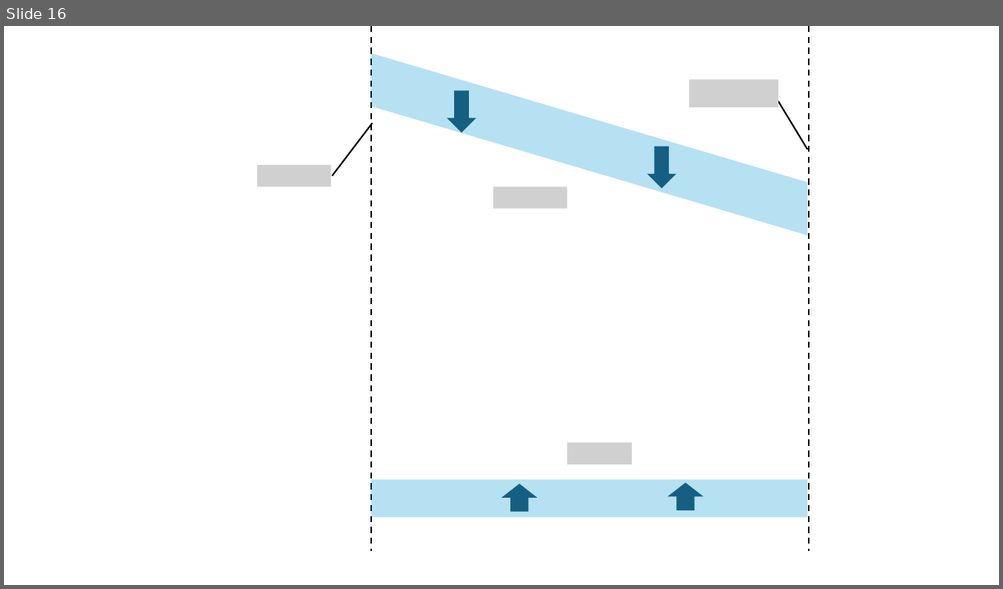
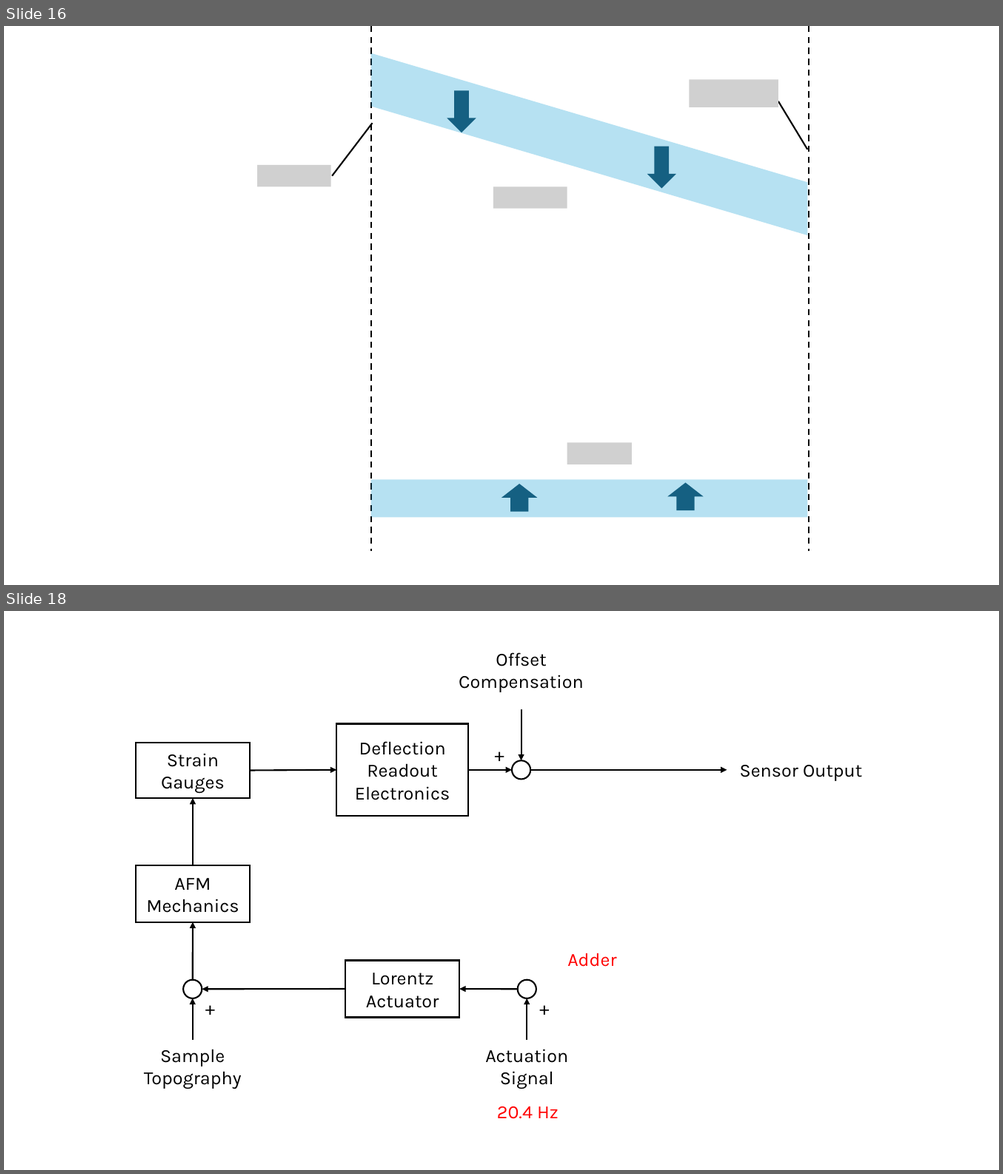
Before and after one commit to tokyo-town/Mechatronische-Systeme-Labor, a slide deck: AFM/report/images/drawings.pptx. Shown one above the other, each under a label of ours: slide 16 before the commit, slides 16 and 18 after it; the slides between them are not shown. The pictures are 1003x589 and 1003x1174 pixels, drawn with LibreOffice and Linux fonts; fonts in the diff are those of the drawing; grey boxes stand for pictures; background and template pictures are left out. Boxes give left, top, right and bottom in pixels: in the first picture for what was removed or moved away, otherwise in the second. Text is boxed around its words. In the diff, an @@ line names an element or a change of style, - is before the commit and + after.

```diff
--- a/AFM/report/images/drawings.pptx
+++ b/AFM/report/images/drawings.pptx
@@ slide 18 added at (x1=4, y1=611, x2=999, y2=1170), background #FFFFFF @@
@@ text added at (x1=458, y1=652, x2=583, y2=692), 18 pt, text #000000 @@
+Offset Compensation
@@ arrow added from (521, 709) to (521, 761), #000000 1.5 pt @@
@@ rectangle added at (x1=136, y1=743, x2=250, y2=798), fill #FFFFFF, outline #000000 1.5 pt, 18 pt, text #000000 @@
+Strain Gauges
@@ rectangle added at (x1=337, y1=723, x2=469, y2=816), fill #FFFFFF, outline #000000 1.5 pt, 18 pt, text #000000 @@
+Deflection Readout Electronics
@@ text added at (x1=481, y1=741, x2=517, y2=767), 18 pt, text #000000 @@
++
@@ ellipse added at (x1=512, y1=761, x2=531, y2=780), fill #FFFFFF, outline #000000 1.5 pt @@
@@ text added at (x1=740, y1=765, x2=862, y2=781), 18 pt, text #000000 @@
+Sensor Output
@@ arrow added from (250, 771) to (337, 770), #000000 1.5 pt @@
@@ arrow added from (468, 770) to (512, 770), #000000 1.5 pt @@
@@ arrow added from (531, 770) to (727, 770), #000000 1.5 pt @@
@@ arrow added from (193, 866) to (193, 798), #000000 1.5 pt @@
@@ rectangle added at (x1=136, y1=866, x2=250, y2=922), fill #FFFFFF, outline #000000 1.5 pt, 18 pt, text #000000 @@
+AFM Mechanics
@@ arrow added from (193, 980) to (193, 922), #000000 1.5 pt @@
@@ rectangle added at (x1=346, y1=961, x2=460, y2=1017), fill #FFFFFF, outline #000000 1.5 pt, 18 pt, text #000000 @@
+Lorentz Actuator
@@ text added at (x1=567, y1=953, x2=616, y2=967), 18 pt, text #FF0000 @@
+Adder
@@ ellipse added at (x1=183, y1=980, x2=202, y2=999), fill #FFFFFF, outline #000000 1.5 pt @@
@@ ellipse added at (x1=518, y1=980, x2=536, y2=999), fill #FFFFFF, outline #000000 1.5 pt @@
@@ text added at (x1=193, y1=995, x2=227, y2=1021), 18 pt, text #000000 @@
++
@@ arrow added from (193, 1040) to (193, 999), #000000 1.5 pt @@
@@ arrow added from (346, 989) to (202, 989), #000000 1.5 pt @@
@@ arrow added from (518, 989) to (459, 989), #000000 1.5 pt @@
@@ text added at (x1=527, y1=995, x2=562, y2=1021), 18 pt, text #000000 @@
++
@@ arrow added from (527, 1040) to (527, 999), #000000 1.5 pt @@
@@ text added at (x1=144, y1=1049, x2=242, y2=1090), 18 pt, text #000000 @@
+Sample Topography
@@ text added at (x1=485, y1=1049, x2=568, y2=1089), 18 pt, text #000000 @@
+Actuation Signal
@@ text added at (x1=497, y1=1107, x2=558, y2=1119), 18 pt, text #FF0000 @@
+20.4 Hz
```
Also in this commit, not shown: 1 other slide added, 1 slide removed, 4 other files.
